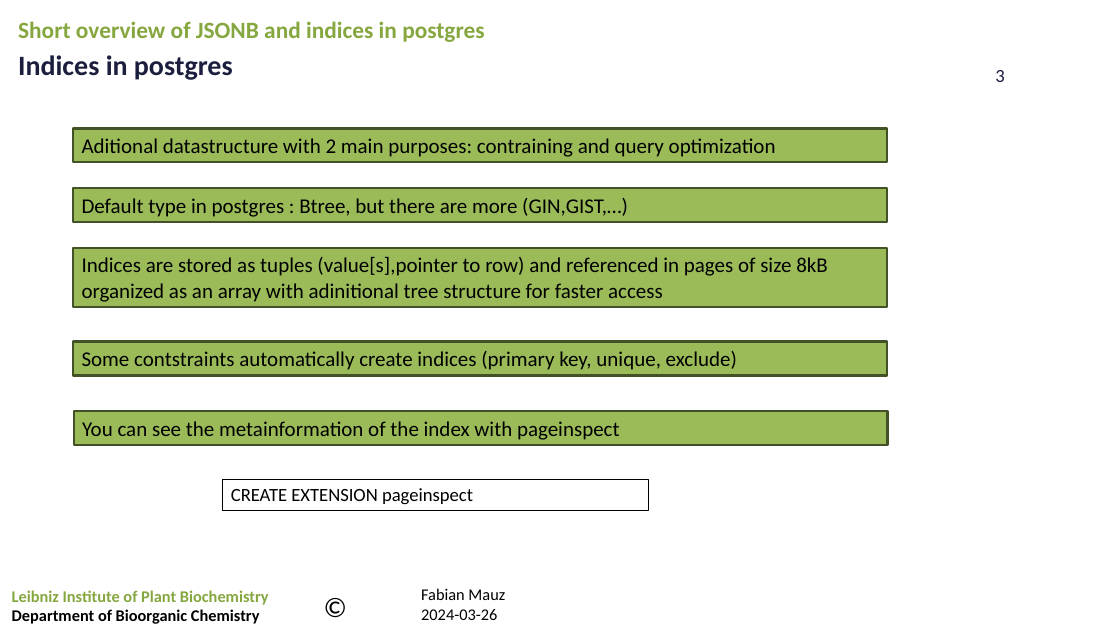
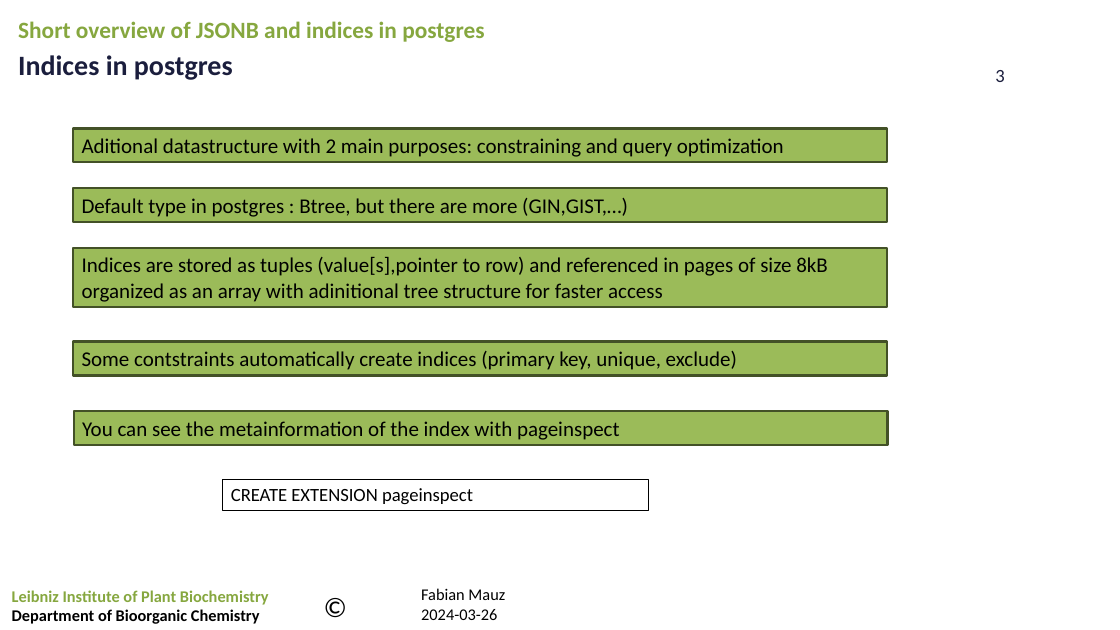
Before and after one commit to FabianMauz/ipb-talk-postgres-jsonb-index, a slide deck: slide 3 of 20240530_postgres-indices.pptx. Drawn at 1120x630 pixels with LibreOffice and Linux fonts; fonts in the diff are those of the drawing; background and template pictures are left out. Boxes give left, top, right and bottom in pixels: in the first picture for what was removed or moved away, otherwise in the second. Text is boxed around its words. In the diff, an @@ line names an element or a change of style, - is before the commit and + after.

```diff
--- a/20240530_postgres-indices.pptx
+++ b/20240530_postgres-indices.pptx
@@ text in rectangle at (82,138,784,157): text changed @@
-Aditional datastructure with 2 main purposes: contraining and query optimization
+Aditional datastructure with 2 main purposes: constraining and query optimization
```
Also in this commit, not shown: 2 other slides changed, 1 other file.
